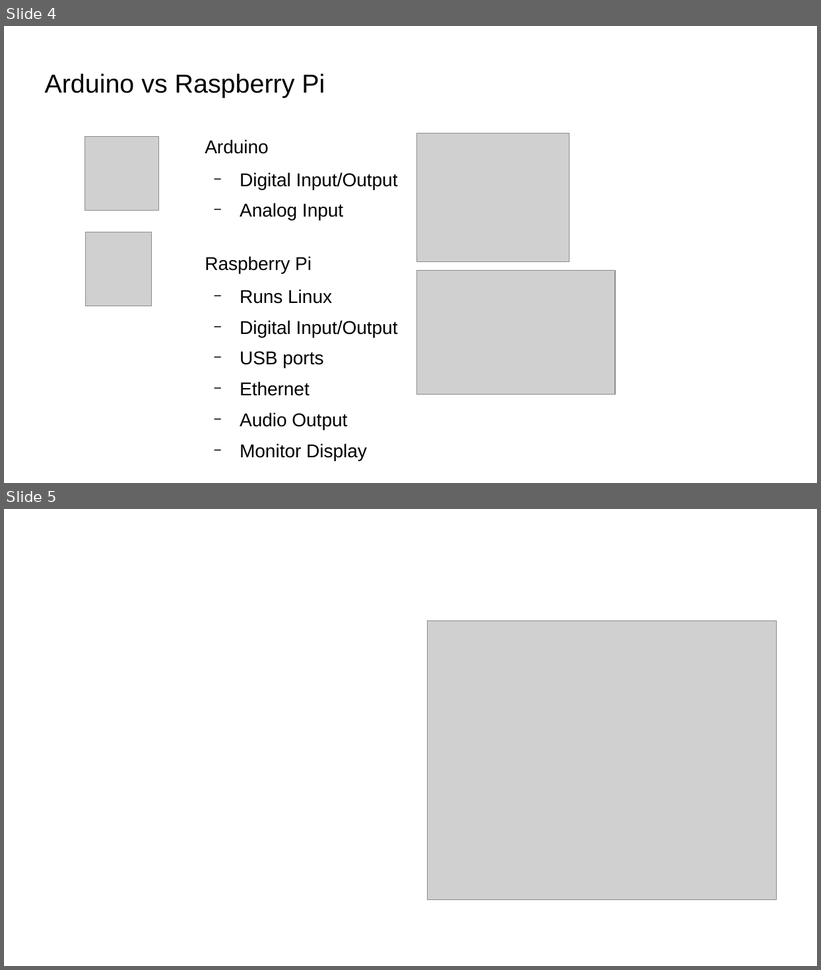
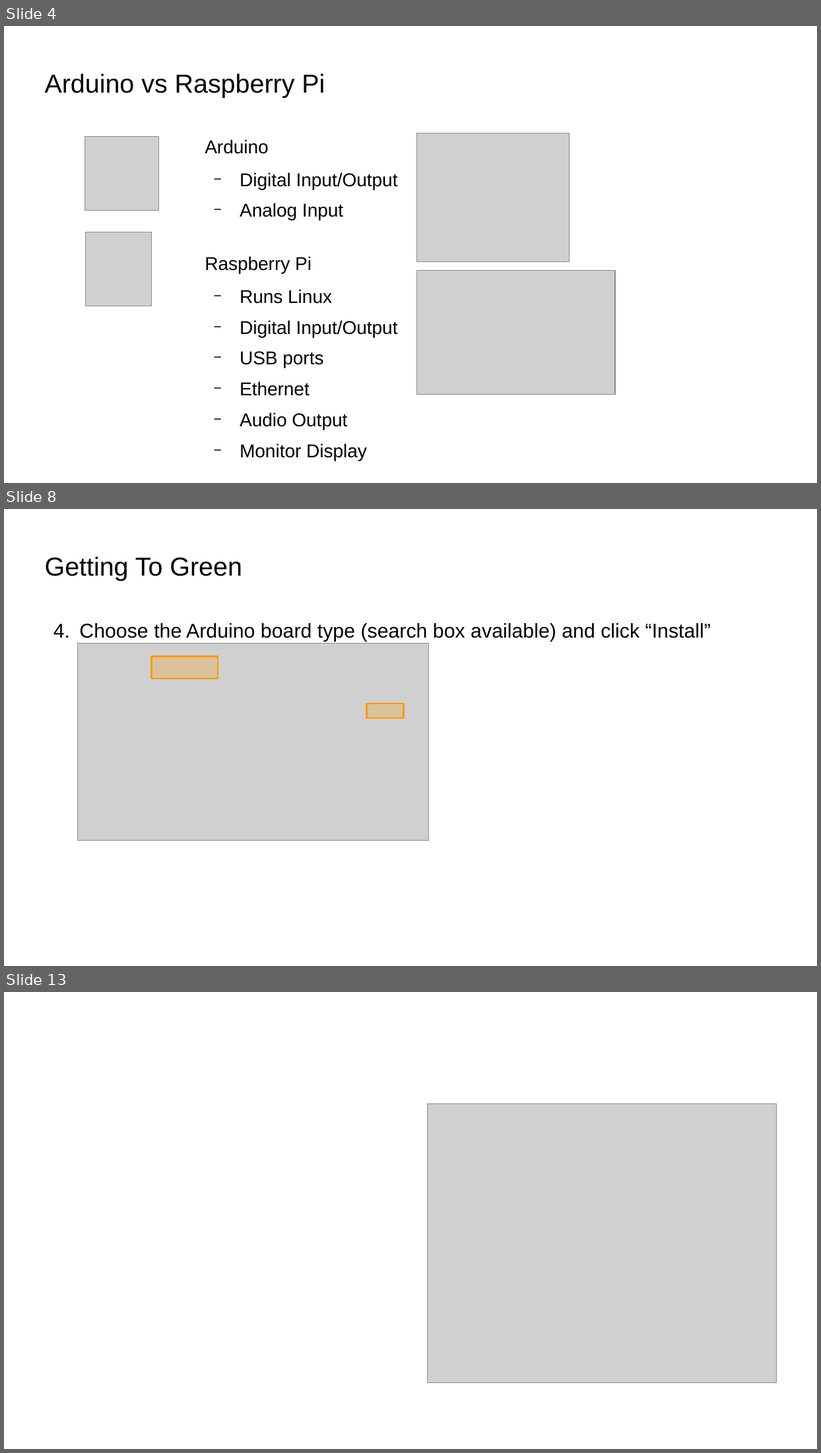
Before and after one commit to bradakelly/GettingStartedWithArduino, a slide deck: CourseSlideshow.odp. Shown one above the other, each under a label of ours: slides 4 and 5 before the commit, slides 4, 8 and 13 after it; the slides between them are not shown. The pictures are 821x970 and 821x1453 pixels, drawn with LibreOffice and Linux fonts; fonts in the diff are those of the drawing; grey boxes stand for pictures; background and template pictures are left out. Boxes give left, top, right and bottom in pixels: in the first picture for what was removed or moved away, otherwise in the second. Text is boxed around its words. In the diff, an @@ line names an element or a change of style, - is before the commit and + after.

Commit message:
Added Arduino IDE 'Getting to Green' steps

```diff
--- a/CourseSlideshow.odp
+++ b/CourseSlideshow.odp
@@ slide 8 added at box(4, 509, 817, 966), background picture (left out) @@
@@ title added at box(45, 557, 242, 581), 25.4 pt, text #000000 @@
+Getting To Green
@@ text added at box(79, 623, 711, 642), 19.5 pt, text #000000 @@
+4. Choose the Arduino board type (search box available) and click “Install”
@@ picture added at box(78, 643, 429, 841) @@
@@ rectangle added at box(152, 657, 218, 679), fill #FF9900 at 25% opacity, outline #FF9900 1.5 pt @@
@@ rectangle added at box(367, 704, 404, 719), fill #FF9900 at 25% opacity, outline #FF9900 1.5 pt @@
@@ what was slide 5 is now slide 13 @@
```
Also in this commit, not shown: 7 other slides added.
